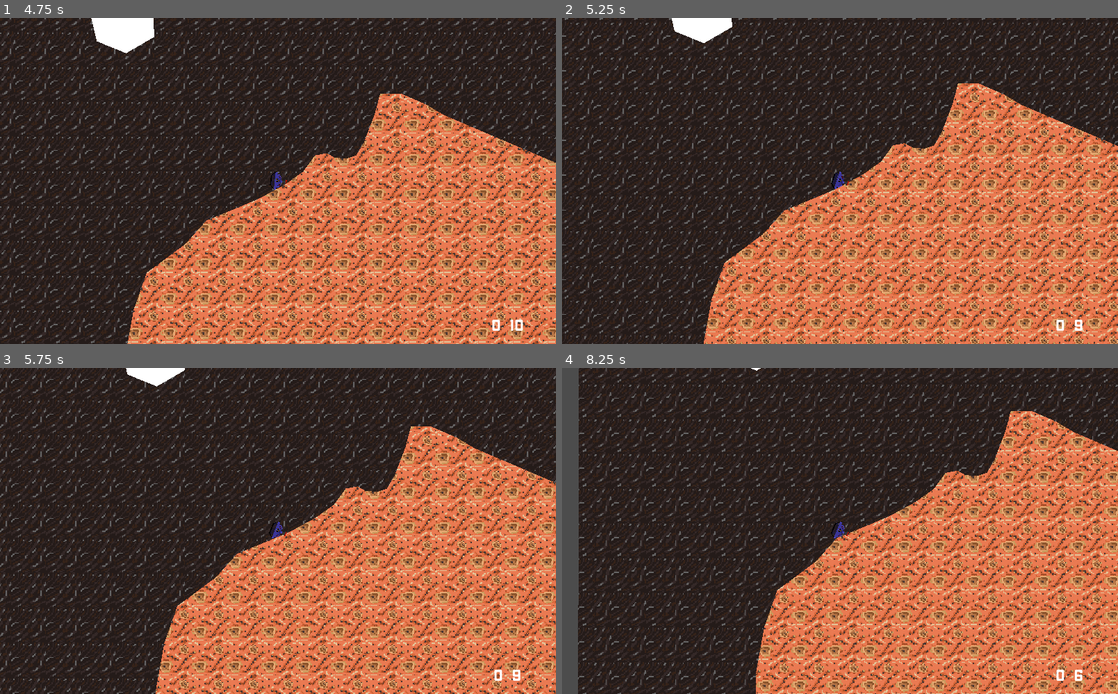
Above: before the commit, frames 1-4 (two rows, left to right).
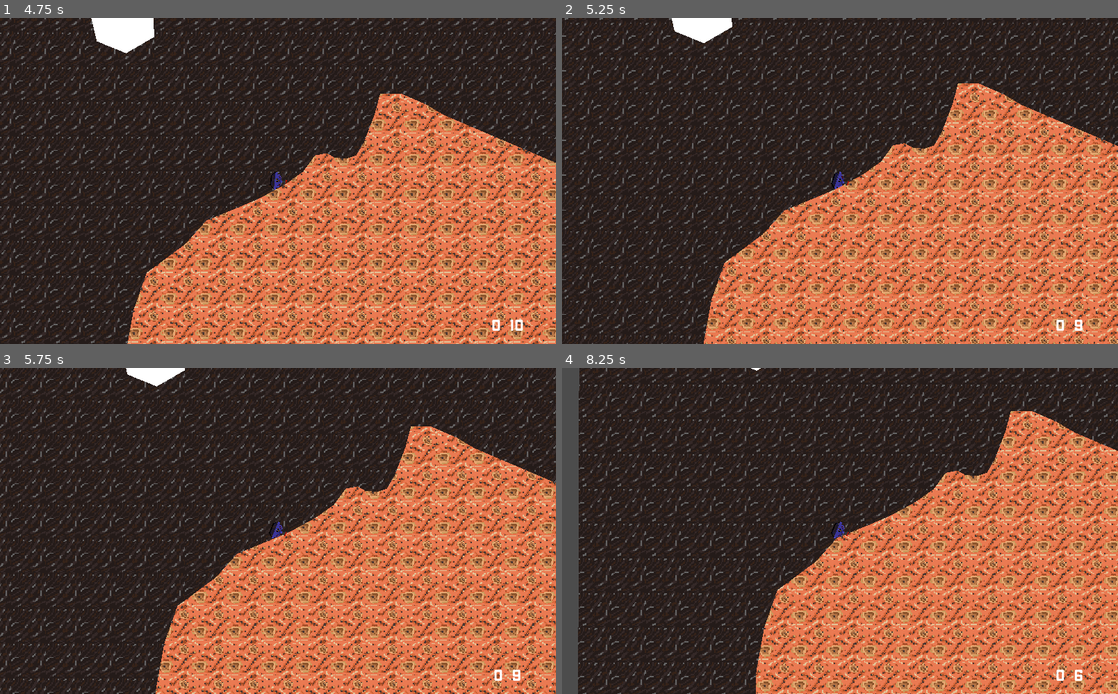
Above: after the commit, the same moments.

Repository: Blinc13/terrain_commander
Game: Godot game, scene res://TestScene.tscn
Two runs of this game, one before a commit and one after it. Both use one fixed random seed, a clock stepped at 60 frames per second and the inputs below. This scene is started directly instead of the project's main scene.
Inputs (mouse positions are in pixels of both pictures, inside the frame that each line leads up to):
- Up to frame 1 (4.75 s): move the mouse to (400, 164) at 0.52 s; hold A (right) 0.53-1.28 s; click (400, 164) at 0.6 s; move the mouse to (166, 197) at 1.27 s; hold S (down) 1.28-2.03 s; click (166, 197) at 1.35 s; move the mouse to (333, 109) at 2.02 s; hold A (right) 2.03-2.78 s; click (333, 109) at 2.1 s; move the mouse to (250, 246) at 2.77 s; hold W (up) 2.78-3.53 s; click (250, 246) at 2.85 s; move the mouse to (444, 229) at 3.52 s; hold D (left) from 3.53 s (still down); click (444, 229) at 3.6 s; move the mouse to (111, 132) at 4.27 s; click (111, 132) at 4.35 s
- Up to frame 2 (5.25 s): move the mouse to (867, 181) at 5.02 s; release D (left) at 5.03 s; hold S (down) from 5.03 s (still down); click (867, 181) at 5.1 s
- Up to frame 3 (5.75 s): keep holding S (down)
- Up to frame 4 (8.25 s): move the mouse to (756, 449) at 5.77 s; release S (down) at 5.78 s; hold A (right) 5.78-6.53 s; click (756, 449) at 5.85 s; move the mouse to (962, 514) at 6.52 s; hold W (up) 6.53-7.28 s; click (962, 514) at 6.6 s; move the mouse to (728, 547) at 7.27 s; hold A (right) 7.28-8.03 s; click (728, 547) at 7.35 s; move the mouse to (895, 459) at 8.02 s; hold S (down) from 8.03 s (still down); click (895, 459) at 8.1 s

Frame 1 is identical in both runs. In frame 2, less than 0.1% of the frame differs, in the area x 19-100%, y 53-54%; in frame 3, 0.5%; in frame 4, 1.6%, in the area x 2-100%, y 0-100%.

Commit message:
Add player_manager to base_nodes

Diff:
--- a/src/objects/players_manager.gd
+++ b/src/objects/players_manager.gd
@@ -5,7 +5,7 @@
 var master_player = preload("res://scenes/units/Player/MasterPlayer.tscn")
 var puppet_player = preload("res://scenes/units/Player/PuppetPlayer.tscn")
 
-func append_player(id: int):
+remote func append_player(id: int):
 	var instanced: Node
 
 	if id == get_tree().get_network_unique_id():
@@ -18,3 +18,6 @@
 
 func add_player(player: Node):
 	add_child(player)
+
+func _init():
+	BaseNodes.players_manager = self
--- a/src/objects/projectile.gd
+++ b/src/objects/projectile.gd
@@ -13,7 +13,7 @@
 		en = energy
 
 
-onready var terrain = BaseNodes.manager
+onready var terrain = BaseNodes.terrain_manager
 
 var velocity: Vector2
 
--- a/src/objects/terrain_manager.gd
+++ b/src/objects/terrain_manager.gd
@@ -47,4 +47,4 @@
 			child.queue_free()
 
 func _init():
-	BaseNodes.manager = self
+	BaseNodes.terrain_manager = self
--- a/src/singletons/base_nodes.gd
+++ b/src/singletons/base_nodes.gd
@@ -1,4 +1,5 @@
 extends Node
 
-var manager: TerrainManager
+var players_manager: PlayersManager
+var terrain_manager: TerrainManager
 var game: Game
